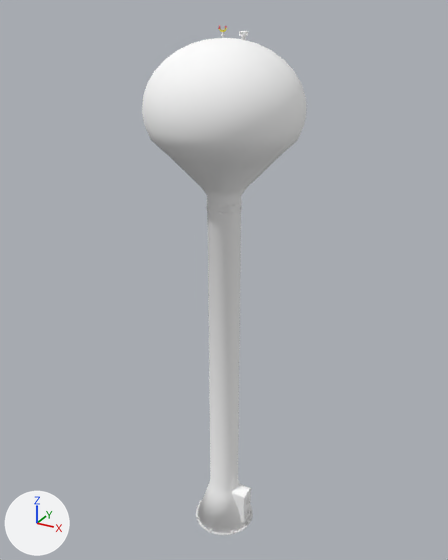
Renders of the Blender file TermProject/TermProject/assets/Models/objects/tower/tower.blend from each side of a commit.
Both versions are drawn from a 50 mm camera at (6.77, -12.31, 13.69) aimed at (-0.16, 0.27, 7.4). Arrows for +X, +Y and +Z are at lower left; the lights stay in place.

The older version as bpy lines, for what is in view:
```python
mat_wall_001 = diffuse_material('Wall.001')
mat_wall_001.base_color = (1.0, 1.0, 1.0)  # white #ffffff
me_sphere_002 = bpy.data.meshes.new('Sphere.002')
me_sphere_002.from_pydata(...)  # 4838 vertices, 3663 faces; spans x -1.0..1.0, y -1.0..1.0, z -7.81..1.16
me_sphere_002.materials.append(mat_sphere)  # white #e7e7e7
me_sphere_002.materials.append(mat_sign)  # its picture is missing
me_sphere_002.materials.append(mat_wall_001)  # white #ffffff
me_sphere_002.materials.append(mat_aluminum)  # light grey #c8c8c8
me_sphere_002.materials.append(None)
me_sphere_002.materials.append(mat_material_005)  # white #e7e7e7
me_sphere_002.materials.append(mat_material_001)  # yellow #e7d84c
me_sphere_002.materials.append(mat_material)  # red #e76778
me_sphere_002.materials.append(mat_material_003)  # white #e7e7e7
ob_tower_sphere = bpy.data.objects.new('Tower Sphere', me_sphere_002)
ob_tower_sphere.location = (0.0, 0.0, 11.62)
ob_tower_sphere.scale = (1.8, 1.8, 1.49)
```
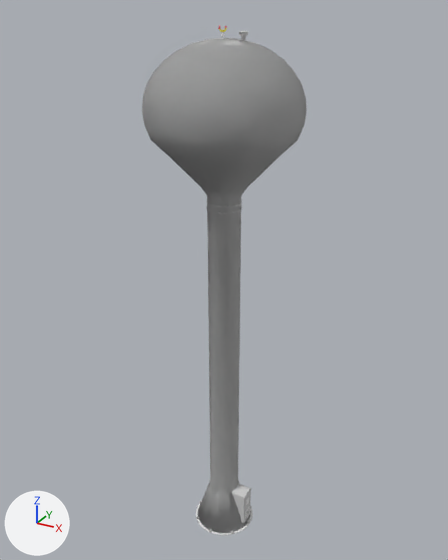
Where the newer file only moved an object's origin or applied its transform, the numbers keep the older frame.

Pixel boxes (x1, y1, x2, y2) of what changed, in the pictures (448 x 560 px):
'Tower Sphere', recoloured (white to grey): (142, 28, 307, 535) in both
part 1 of me_sphere_002, added: after (142, 38, 307, 533)
part 2 of me_sphere_002, recoloured: before (142, 60, 307, 165); after (143, 63, 301, 165)

Edits to the bpy script that builds the scene:
```text
Change mat_wall_001:
    mat_wall_001.base_color: (1.0, 1.0, 1.0) -> (0.6, 0.6, 0.6)  # white #ffffff -> light grey #cbcbcb
Add mat_wrap:
    mat_wrap = diffuse_material('Wrap')
    mat_wrap.base_color = (0.6, 0.6, 0.6)  # light grey #cbcbcb
Change me_sphere_002:
    used by ob_tower_sphere; location = (0.0, 0.0, 11.62); scale = (1.8, 1.8, 1.49)
    remove me_sphere_002.from_pydata(...)  # 4838 vertices, 3663 faces; spans x -1.0..1.0, y -1.0..1.0, z -7.81..1.16
    add me_sphere_002.from_pydata(...)  # 5332 vertices, 4130 faces; spans x -1.0..1.0, y -1.0..1.0, z -7.81..1.16
    me_sphere_002 part 1: a new loose piece of 494 vertices spanning x -1.0..1.0, y -1.0..1.0, z -7.8..1.0
    me_sphere_002 part 2: 224 faces spanning x -1.0..1.0, y -1.0..1.0, z -0.62..0.71 switch from mat_wall_001 (white #ffffff) to mat_wrap (light grey #cbcbcb)
```
